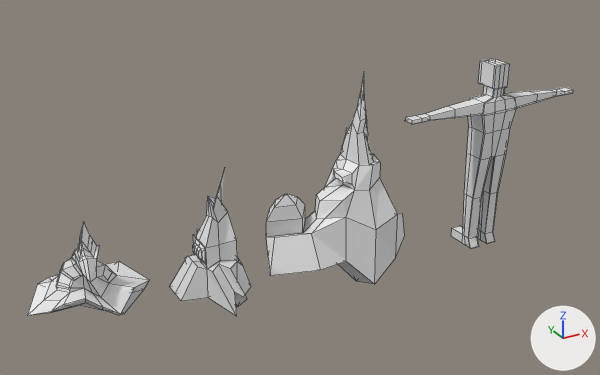
A saved change to the Blender file art/models/props/Cave_Spike/Cave_Spike 3 Variants.blend.
The view is the same before and after, from a 50 mm lens placed at (-3.79, -5.79, 3.95), pointed at (-0.52, 0.15, 0.97). The axes (+X, +Y, +Z) are drawn at lower right. The lights are the same throughout. The first picture is the older version. Mesh edges are drawn as thin lines.

Objects in the first picture: 'Cake_Spike_Waist', 'Cave_Spike_Knee', 'Cave_Spike_Model Height', 'reference'.
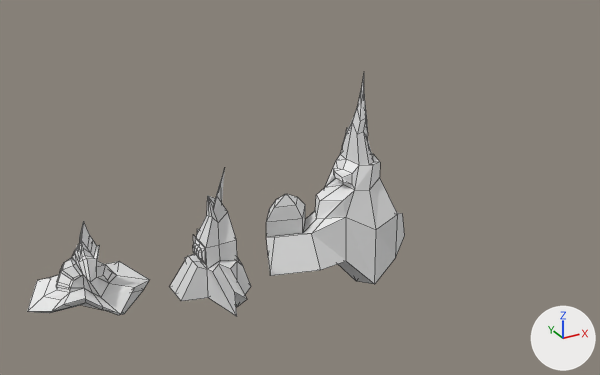
Where the newer file only moved an object's origin or applied its transform, the numbers keep the older frame.

Where the change shows, as pixel boxes [x1, y1, x2, y2] in the pictures (600 x 375 px; the box of a moved part takes in the faces that stretch with it):
'reference', hidden
    before: [405, 59, 573, 249]
'Cave_Spike_Knee', reshaped
    before: [27, 221, 150, 316]
    after: [27, 221, 150, 315]
part 1 of me_cube_003, moved or reshaped
    before: [27, 275, 69, 316]
    after: [27, 275, 69, 313]

Diff of the bpy script that builds the scene:
```diff
--- a/art/models/props/Cave_Spike/Cave_Spike 3 Variants.blend.py
+++ b/art/models/props/Cave_Spike/Cave_Spike 3 Variants.blend.py
@@ me_cube_003 @@
 me_cube_003.from_pydata(...)  # 127 vertices, 128 faces; spans x -7.3..8.1, y -4.7..5.8, z -5.5..8.4
 # used by ob_cave_spike_knee; location = (-2.476, 0.121, 0.551); scale = (0.0671, 0.0671, 0.0671)
 # before: 50 (-3.7, 3.1, -0.2) at pixel (50, 281), 78 (-5.2, 1.1, -1.4) at pixel (43, 300), 120 (-5.2, 3.9, -0.5) at pixel (37, 284), 121 (-7.3, 0.6, -2.5) at pixel (27, 315)
+# me_cube_003 part 1
+for i in [50, 78, 120, 121]: me_cube_003.vertices[i].co += Vector((0.0, -0.3, 0.7))
@@ ob_reference @@
 ob_reference.location = (1.483, 0.0, 0.0)
+ob_reference.hide_set(True)  # its collection is switched off
```
